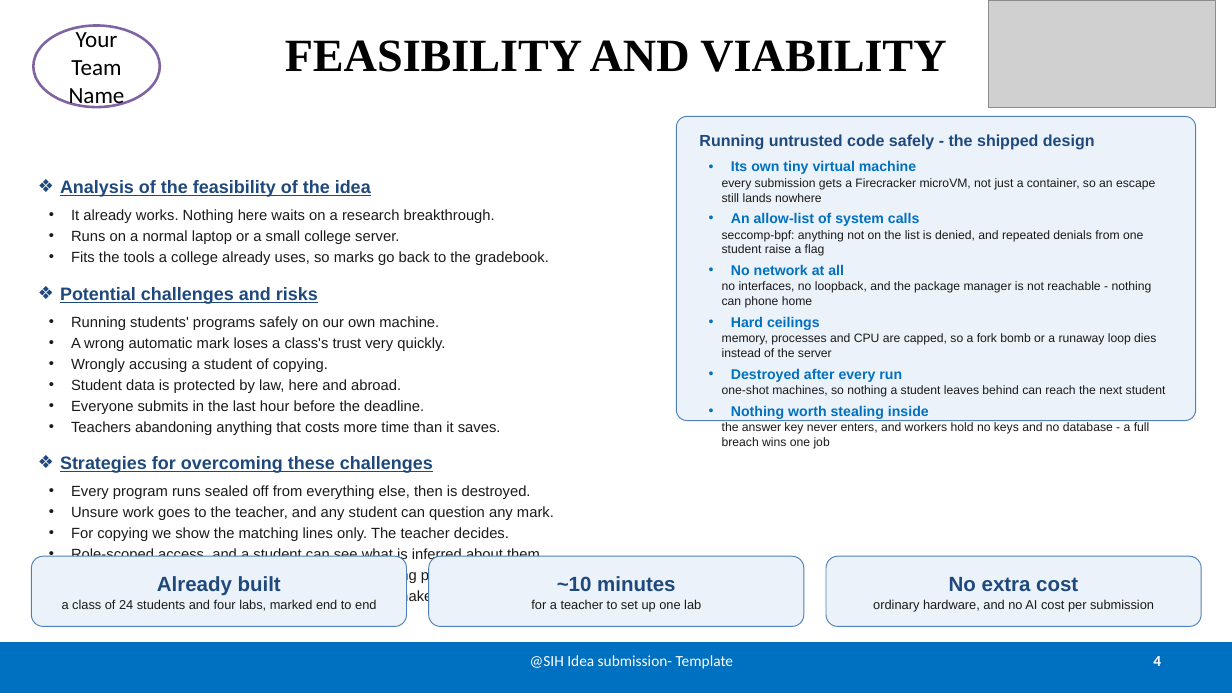
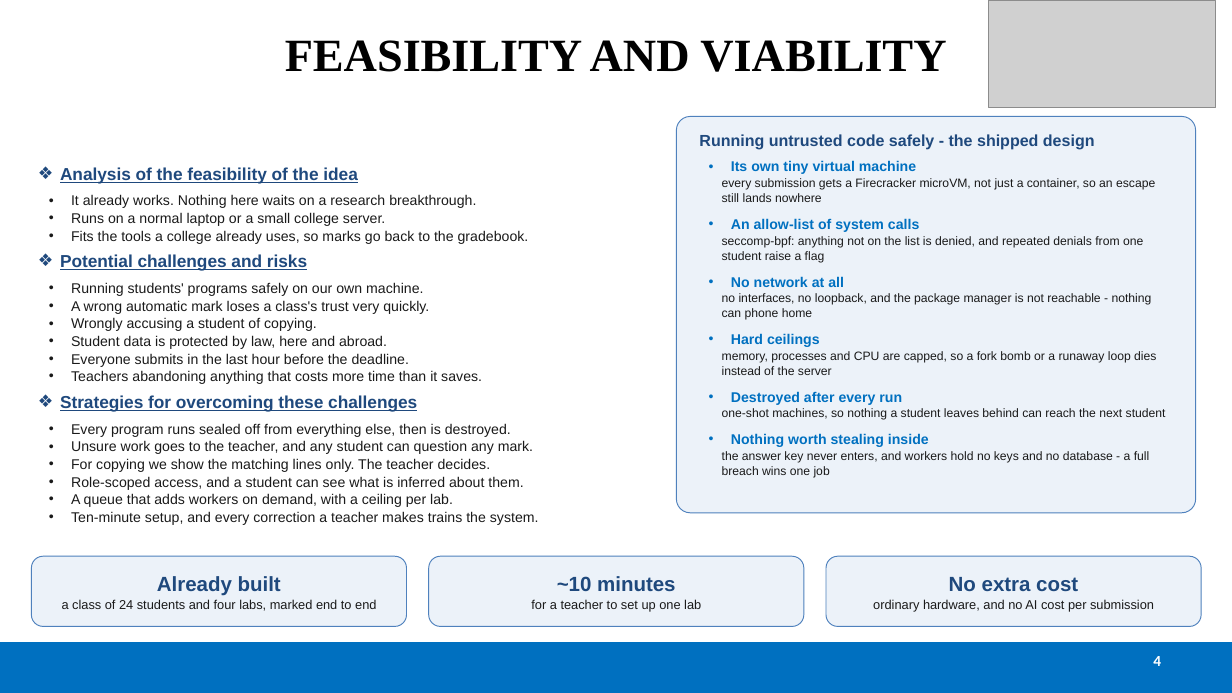
Before and after one commit to Varshith-06/evalpro, a slide deck: slide 4 of presentation/SIH2026-EvalPro-Idea-Presentation.pptx. Drawn at 1232x693 pixels with LibreOffice and Linux fonts; fonts in the diff are those of the drawing; grey boxes stand for pictures. Boxes give left, top, right and bottom in pixels: in the first picture for what was removed or moved away, otherwise in the second. Text is boxed around its words. In the diff, an @@ line names an element or a change of style, - is before the commit and + after.

```diff
--- a/presentation/SIH2026-EvalPro-Idea-Presentation.pptx
+++ b/presentation/SIH2026-EvalPro-Idea-Presentation.pptx
@@ ellipse removed at (33,26,160,107) @@
-Your Team Name
@@ text "Analysis of the feasibility of ..." at (60,167,539,525): size 14 to 13.5 pt in "Analysis of the feasibility of the idea", "Potential challenges and risks", "Strategies for overcoming these challenges"; size 11.5 to 11 pt in "It already works. Nothing here waits on ...", "Runs on a normal laptop or a ...", "Fits the tools a college already uses, ...", "Running students' programs safely on our own ..." and 11 more places; less space between paragraphs @@
@@ rounded rectangle: place and size @@
-rounded rectangle at (677,116,1196,421)
+rounded rectangle at (677,116,1196,513)
@@ text at (722,293,1166,478): line spacing 1.02 to 1.04; more space between paragraphs @@
@@ text removed at (530,655,734,669) @@
-@SIH Idea submission- Template
```
Also in this commit, not shown: 5 other slides changed, 1 other file.
